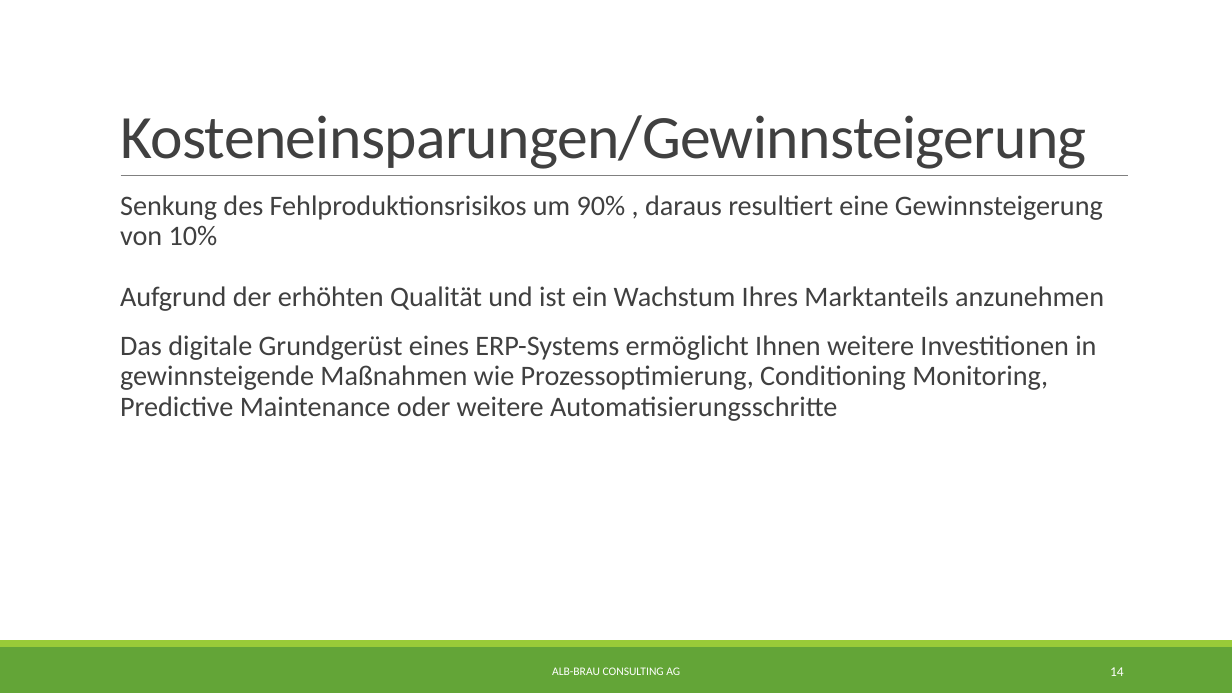
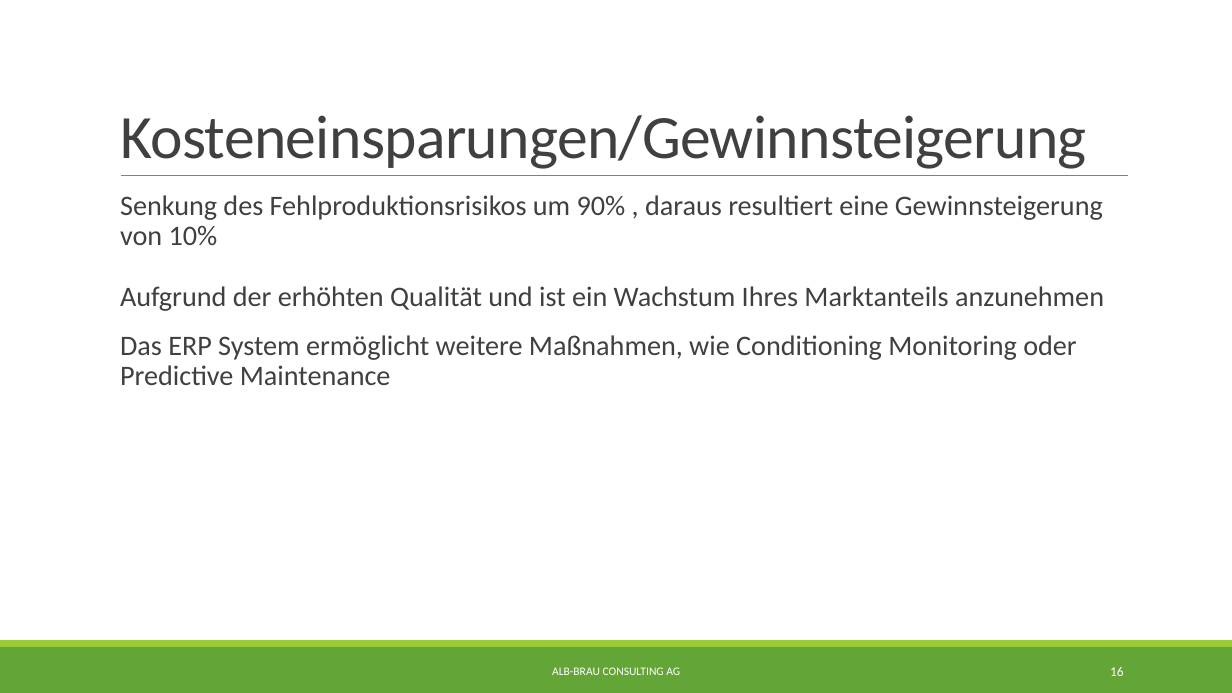
Before and after one commit to albae3333/DigitaleFabrik, a slide deck: slide 16 of Präsentation/Präsentation.pptx (slide 14 before the commit). Drawn at 1232x693 pixels with LibreOffice and Linux fonts; fonts in the diff are those of the drawing. Boxes give left, top, right and bottom in pixels: in the first picture for what was removed or moved away, otherwise in the second. Text is boxed around its words. In the diff, an @@ line names an element or a change of style, - is before the commit and + after.

Commit message:
updated presentation

```diff
--- a/Präsentation/Präsentation.pptx
+++ b/Präsentation/Präsentation.pptx
@@ text at <box>120,335,1076,385</box>: text changed @@
-  Das digitale Grundgerüst eines ERP-Systems ermöglicht Ihnen weitere Investitionen in gewinnsteigende Maßnahmen wie Prozessoptimierung, Conditioning Monitoring, Predictive Maintenance oder weitere Automatisierungsschritte
+  Das ERP System ermöglicht weitere Maßnahmen, wie Conditioning Monitoring oder Predictive Maintenance
@@ page number at <box>1110,667,1124,676</box>: text changed @@
-14
+16
```
Also in this commit, not shown: 4 other slides changed, 2 slides added.
